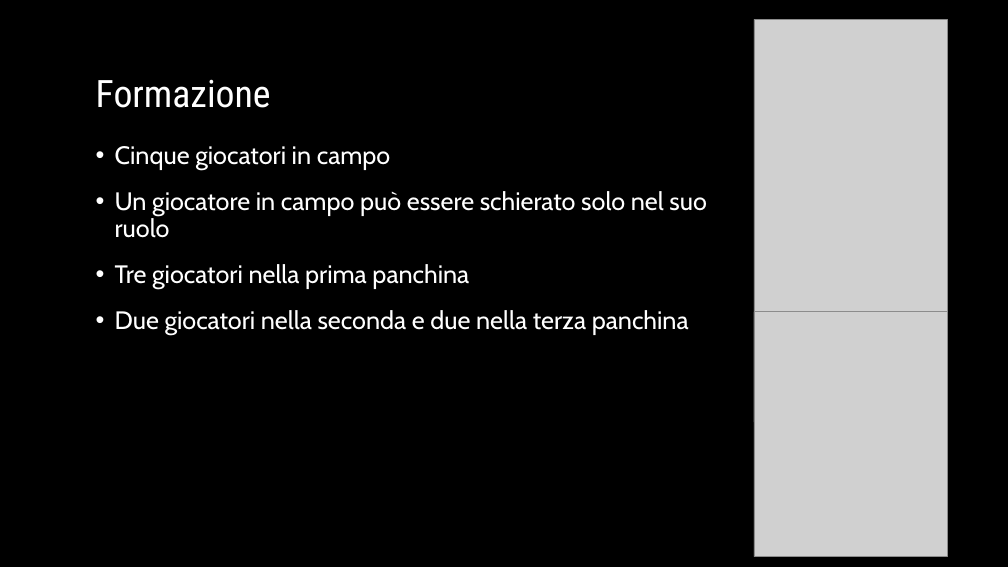
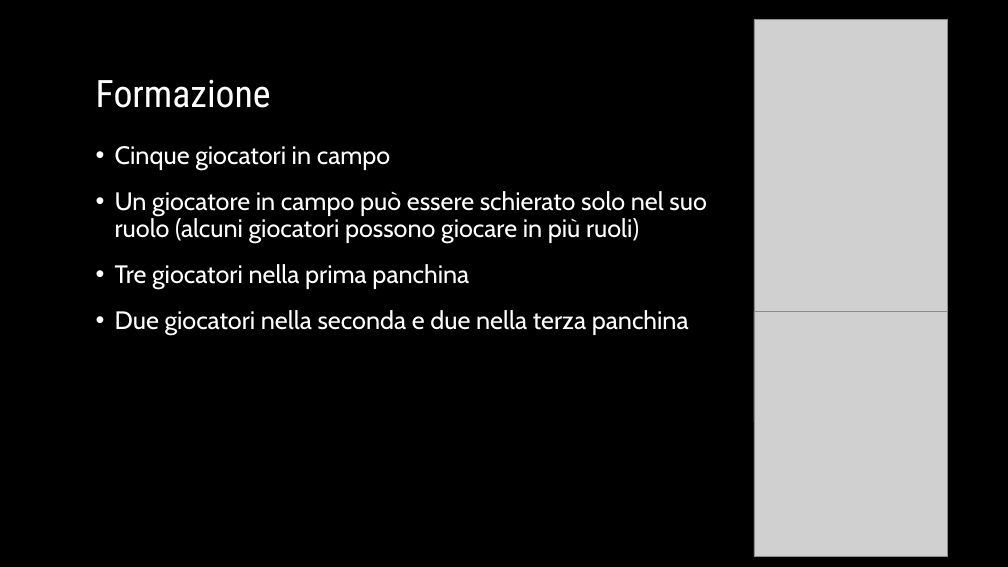
Before and after one commit to GiovanniMarchetto/Fantabasket, a slide deck: slide 7 of Fanta-basket.pptx. Drawn at 1008x567 pixels with LibreOffice and Linux fonts; fonts in the diff are those of the drawing; grey boxes stand for pictures; background and template pictures are left out. Boxes give left, top, right and bottom in pixels: in the first picture for what was removed or moved away, otherwise in the second. Text is boxed around its words. In the diff, an @@ line names an element or a change of style, - is before the commit and + after.

```diff
--- a/Fanta-basket.pptx
+++ b/Fanta-basket.pptx
@@ text at (x1=115, y1=191, x2=707, y2=243): text changed @@
-• Un giocatore in campo può essere schierato solo nel suo ruolo
+• Un giocatore in campo può essere schierato solo nel suo ruolo (alcuni giocatori possono giocare in più ruoli)
```
Also in this commit, not shown: 3 other slides changed, 14 slides added, 8 other files.
